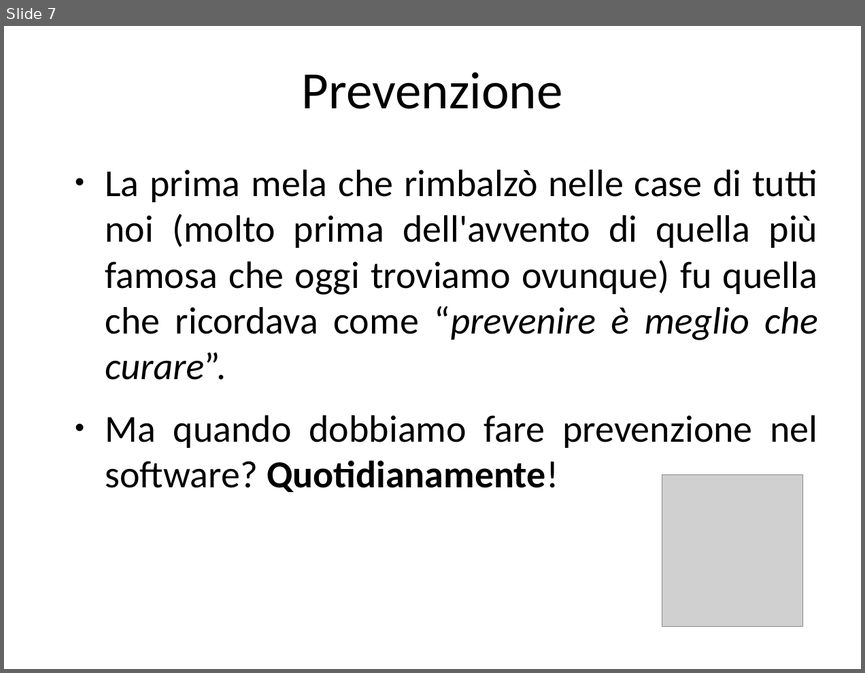
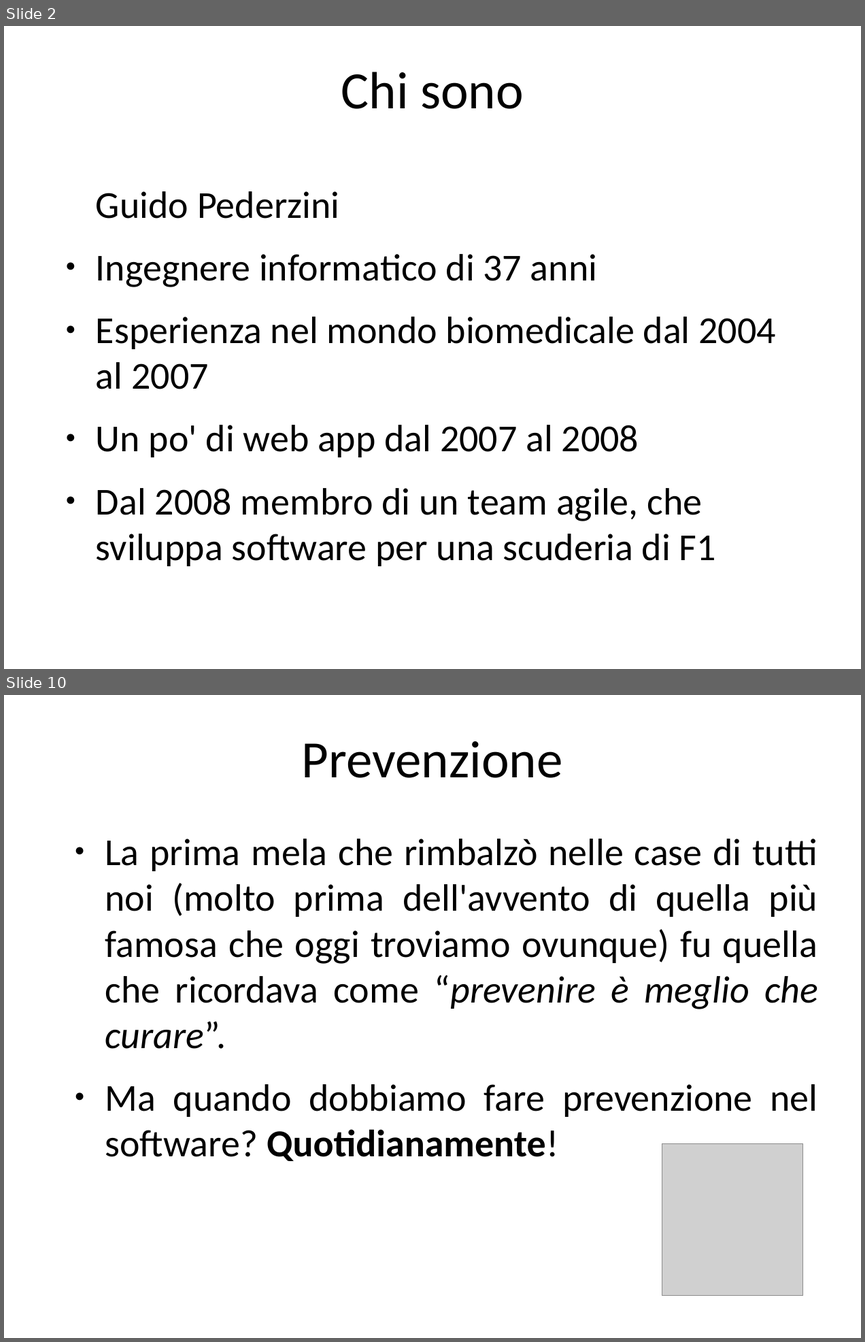
Before and after one commit to guidop/CDays14, a slide deck: CDays14.odp. Shown one above the other, each under a label of ours: slide 7 before the commit, slides 2 and 10 after it; the slides between them are not shown. The pictures are 865x673 and 865x1342 pixels, drawn with LibreOffice and Linux fonts; fonts in the diff are those of the drawing; grey boxes stand for pictures. Boxes give left, top, right and bottom in pixels: in the first picture for what was removed or moved away, otherwise in the second. Text is boxed around its words. In the diff, an @@ line names an element or a change of style, - is before the commit and + after.

```diff
--- a/CDays14.odp
+++ b/CDays14.odp
@@ slide 2 added at [4, 26, 861, 669], background #FFFFFF @@
@@ title added at [341, 72, 524, 109], 44 pt, text #000000 @@
+Chi sono
@@ text added at [96, 191, 775, 566], 32 pt, text #000000 @@
+Guido Pederzini
+● Ingegnere informatico di 37 anni
+● Esperienza nel mondo biomedicale dal 2004 al 2007
+● Un po' di web app dal 2007 al 2008
+● Dal 2008 membro di un team agile, che sviluppa software per una scuderia di F1
@@ what was slide 7 is now slide 10 @@
```
Also in this commit, not shown: 8 other slides added, 6 slides removed, 10 other files.
